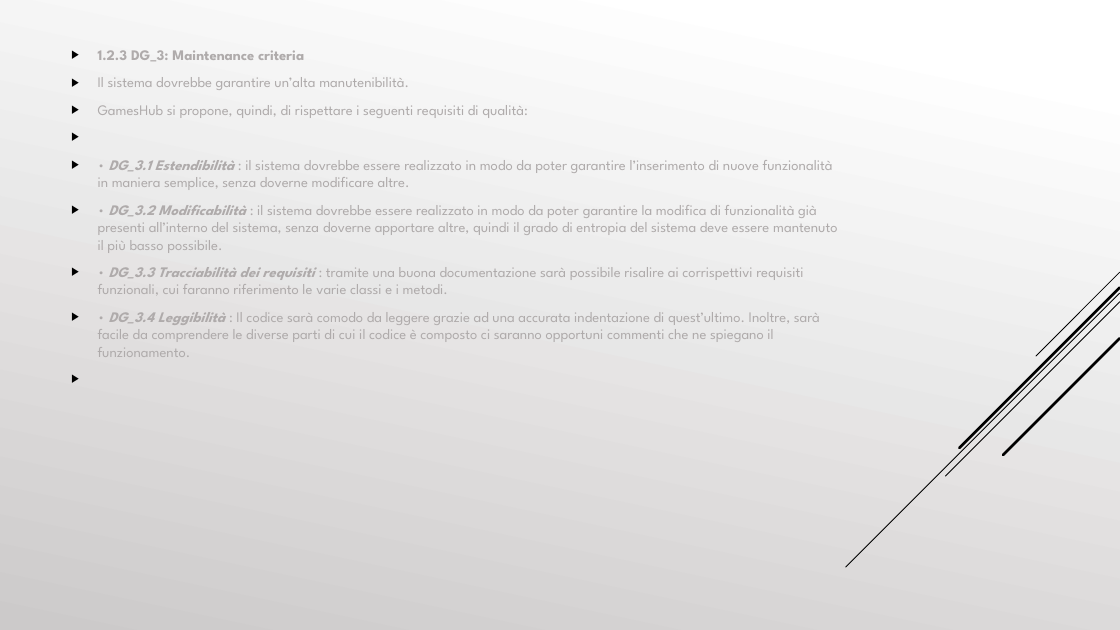
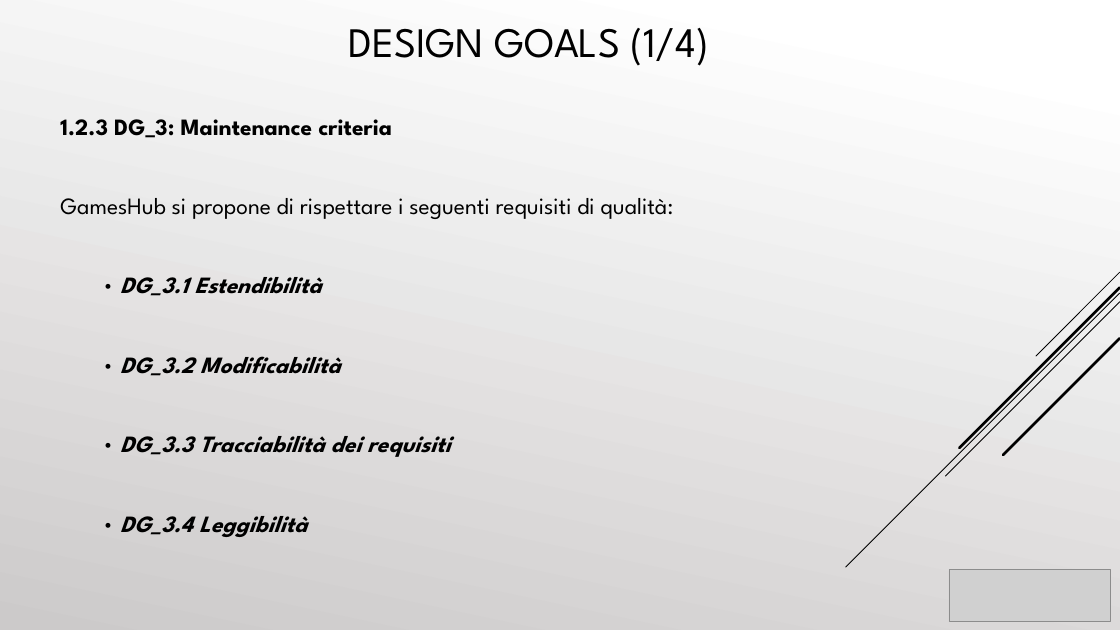
Before and after one commit to cosimob28/GamesHub, a slide deck: slide 25 of Work in progress/Presentazione/GamesHub.pptx. Drawn at 1120x630 pixels with LibreOffice and Linux fonts; fonts in the diff are those of the drawing; grey boxes stand for pictures. Boxes give left, top, right and bottom in pixels: in the first picture for what was removed or moved away, otherwise in the second. Text is boxed around its words. In the diff, an @@ line names an element or a change of style, - is before the commit and + after.

```diff
--- a/Work in progress/Presentazione/GamesHub.pptx
+++ b/Work in progress/Presentazione/GamesHub.pptx
@@ text added at bbox=[348, 28, 709, 66], 36 pt, text #000000 @@
+DESIGN GOALS (1/4)
@@ text "1.2.3 DG_3: Maintenance criteria": place and size @@
-text "1.2.3 DG_3: Maintenance criteria" at bbox=[98, 77, 837, 357]
+text "1.2.3 DG_3: Maintenance criteria" at bbox=[60, 119, 673, 537]
@@ text at bbox=[60, 119, 392, 138]: size 12.5 to 20 pt, text colour #AFABAB to #000000 in "1.2.3 DG_3: Maintenance criteria"; bullet ▶ to none; more space between paragraphs @@
@@ text at bbox=[60, 198, 673, 537]: text changed; size 12.5 to 20 pt; text colour #AFABAB to #000000; bold on; italic on @@
-▶ Il sistema dovrebbe garantire un’alta manutenibilità.
-▶ GamesHub si propone, quindi, di rispettare i seguenti requisiti di qualità:
-▶ • DG_3.1 Estendibilità : il sistema dovrebbe essere realizzato in modo da poter garantire l’inserimento di nuove funzionalità in maniera semplice, senza doverne modificare altre.
-▶ • DG_3.2 Modificabilità : il sistema dovrebbe essere realizzato in modo da poter garantire la modifica di funzionalità già presenti all’interno del sistema, senza doverne apportare altre, quindi il grado di entropia del sistema deve essere mantenuto il più basso possibile.
-▶ • DG_3.3 Tracciabilità dei requisiti : tramite una buona documentazione sarà possibile risalire ai corrispettivi requisiti funzionali, cui faranno riferimento le varie classi e i metodi.
-▶ • DG_3.4 Leggibilità : Il codice sarà comodo da leggere grazie ad una accurata indentazione di quest’ultimo. Inoltre, sarà facile da comprendere le diverse parti di cui il codice è composto ci saranno opportuni commenti che ne spiegano il funzionamento.
+GamesHub si propone di rispettare i seguenti requisiti di qualità:
+• DG_3.1 Estendibilità
+• DG_3.2 Modificabilità
+• DG_3.3 Tracciabilità dei requisiti
+• DG_3.4 Leggibilità
@@ picture added at bbox=[949, 570, 1111, 622] @@
```
Also in this commit, not shown: 53 other slides changed, 2 slides added, 2 slides removed.
